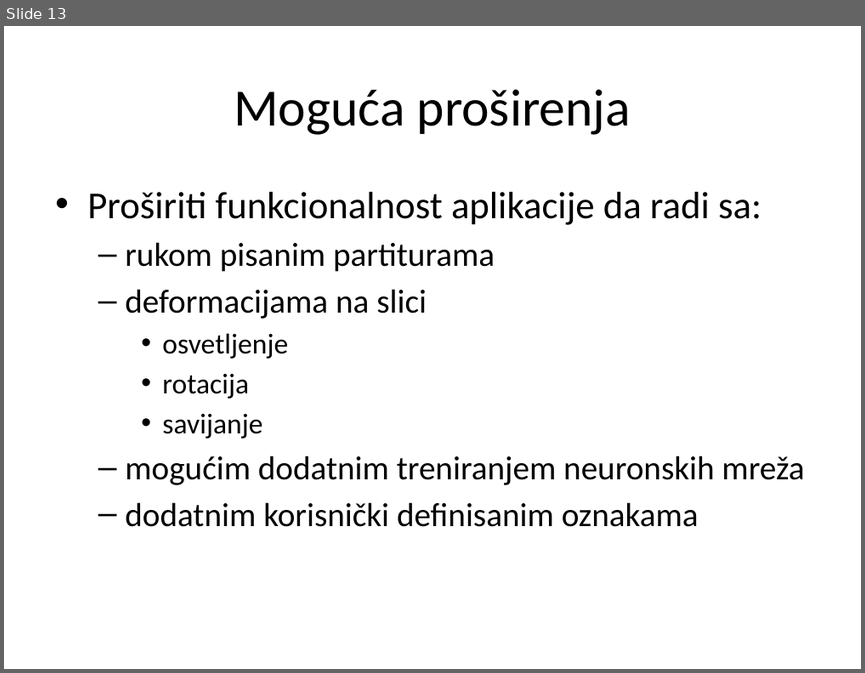
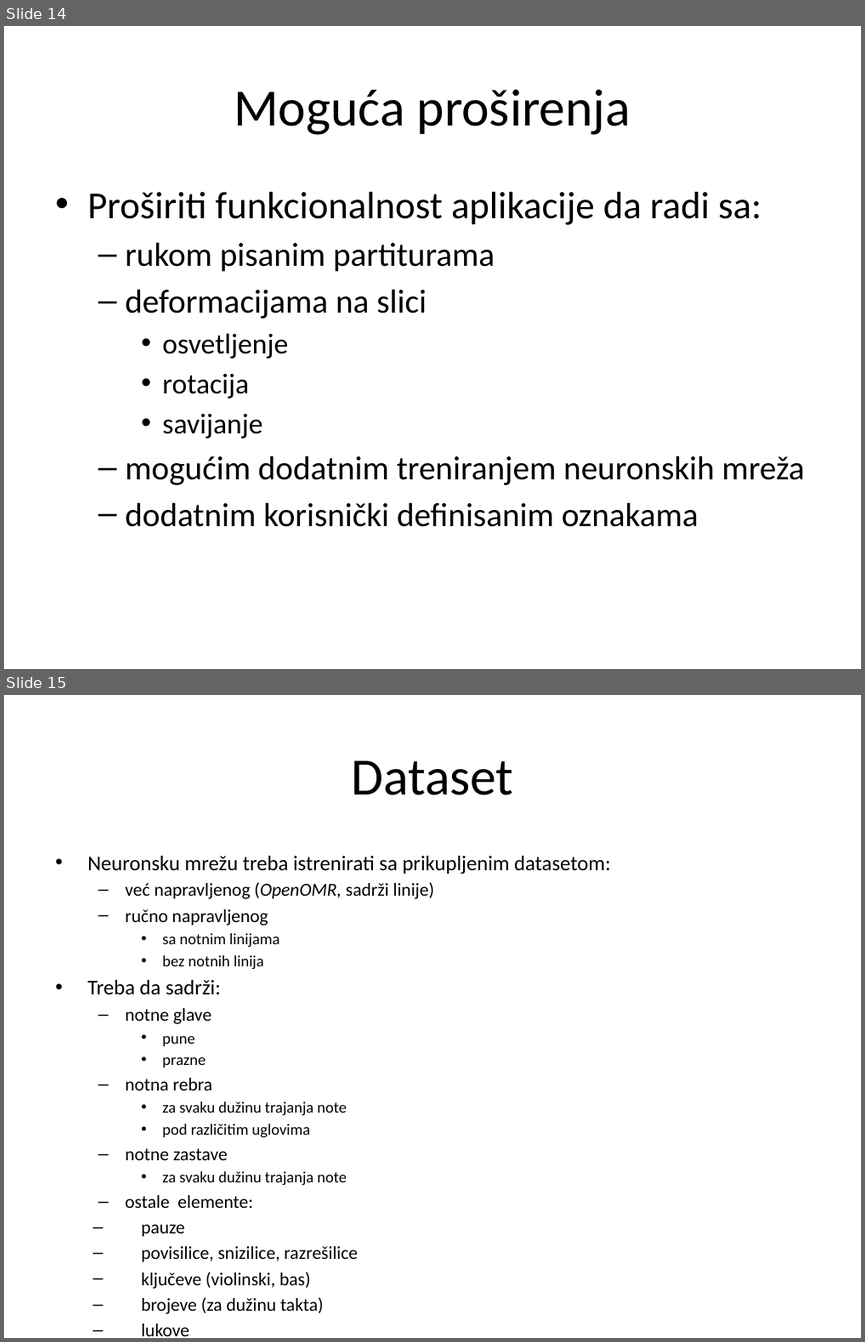
Before and after one commit to MilanRadeta/MusicReader, a slide deck: SoftProjekat.pptx. Shown one above the other, each under a label of ours: slide 13 before the commit, slides 14 and 15 after it. The pictures are 865x673 and 865x1342 pixels, drawn with LibreOffice and Linux fonts; fonts in the diff are those of the drawing. Boxes give left, top, right and bottom in pixels: in the first picture for what was removed or moved away, otherwise in the second. Text is boxed around its words. In the diff, an @@ line names an element or a change of style, - is before the commit and + after.

```diff
--- a/SoftProjekat.pptx
+++ b/SoftProjekat.pptx
@@ slide 15 added at (4,695,861,1338), background #FFFFFF @@
@@ title added at (351,760,513,795), 44 pt, text #000000 @@
+Dataset
@@ text added at (87,856,610,1336), 15.4 pt, text #000000 @@
+• Neuronsku mrežu treba istrenirati sa prikupljenim datasetom:
+  – već napravljenog (OpenOMR, sadrži linije)
+  – ručno napravljenog
+    • sa notnim linijama
+    • bez notnih linija
+• Treba da sadrži:
+  – notne glave
+    • pune
+    • prazne
+  – notna rebra
+    • za svaku dužinu trajanja note
+    • pod različitim uglovima
+  – notne zastave
+    • za svaku dužinu trajanja note
+  – ostale elemente:
+  – pauze
+  – povisilice, snizilice, razrešilice
+  – ključeve (violinski, bas)
+  – brojeve (za dužinu takta)
+  – lukove
+  – za dinamiku
+  – slova
@@ what was slide 13 is now slide 14 @@
```
Also in this commit, not shown: 2 slides changed, 1 other slide added.
